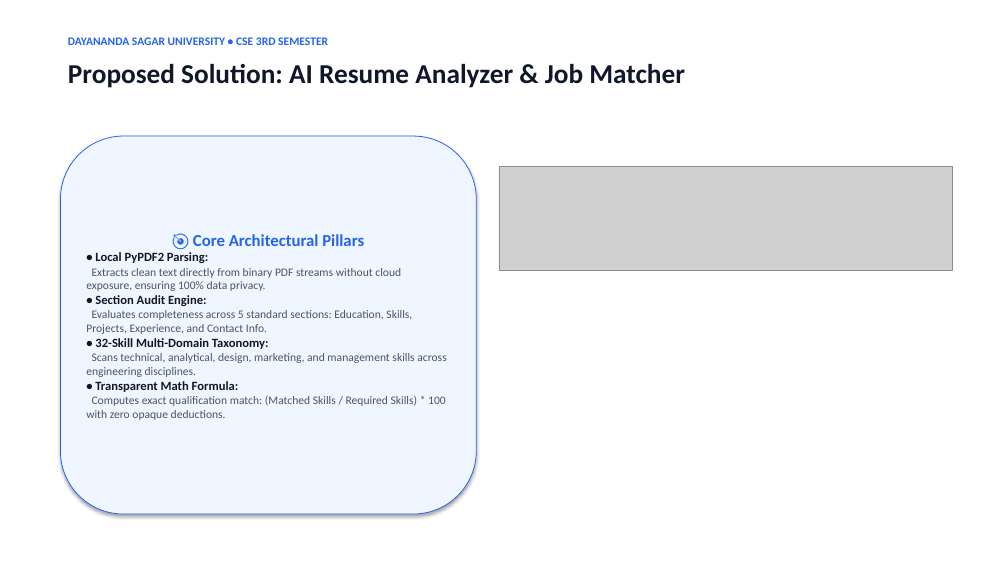
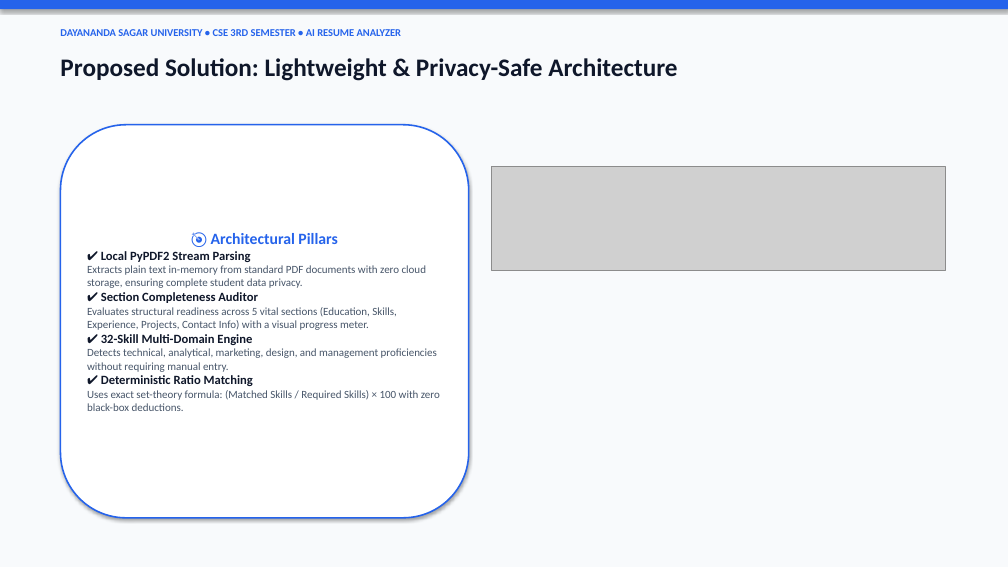
Before and after one commit to geetesh525-glitch/campus-ai-project-assistant, a slide deck: slide 3 of resume_analyzer_project/AI_Resume_Analyzer_Presentation.pptx. Drawn at 1008x567 pixels with LibreOffice and Linux fonts; fonts in the diff are those of the drawing; grey boxes stand for pictures. Boxes give left, top, right and bottom in pixels: in the first picture for what was removed or moved away, otherwise in the second. Text is boxed around its words. In the diff, an @@ line names an element or a change of style, - is before the commit and + after.

```diff
--- a/resume_analyzer_project/AI_Resume_Analyzer_Presentation.pptx
+++ b/resume_analyzer_project/AI_Resume_Analyzer_Presentation.pptx
@@ rectangle added at box(0, 0, 1008, 567), fill #F8FAFC @@
@@ rectangle added at box(0, 0, 1008, 9), fill #2563EB @@
@@ text at box(60, 29, 401, 36): text changed; size 11 to 10 pt @@
-DAYANANDA SAGAR UNIVERSITY • CSE 3RD SEMESTER
+DAYANANDA SAGAR UNIVERSITY • CSE 3RD SEMESTER • AI RESUME ANALYZER
@@ text at box(60, 58, 677, 81): text changed; size 26 to 24 pt @@
-Proposed Solution: AI Resume Analyzer & Job Matcher
+Proposed Solution: Lightweight & Privacy-Safe Architecture
@@ rounded rectangle "🎯 Architectural Pillars": place and size @@
-rounded rectangle "🎯 Architectural Pillars" at box(60, 136, 476, 514)
+rounded rectangle "🎯 Architectural Pillars" at box(60, 125, 469, 518)
@@ rounded rectangle "🎯 Architectural Pillars" at box(60, 125, 469, 518): fill #EFF6FF to #FFFFFF; outline #2563EB 0.75 pt to #2563EB 1.5 pt @@
@@ picture: place and size @@
-picture at box(499, 166, 953, 270)
+picture at box(492, 166, 945, 270)
@@ text in rounded rectangle at box(87, 233, 440, 411): text changed; size 11 to 10.5 pt @@
-🎯 Core Architectural Pillars
-• Local PyPDF2 Parsing:
-Extracts clean text directly from binary PDF streams without cloud exposure, ensuring 100% data privacy.
-• Section Audit Engine:
-Evaluates completeness across 5 standard sections: Education, Skills, Projects, Experience, and Contact Info.
-• 32-Skill Multi-Domain Taxonomy:
-Scans technical, analytical, design, marketing, and management skills across engineering disciplines.
-• Transparent Math Formula:
-Computes exact qualification match: (Matched Skills / Required Skills) * 100 with zero opaque deductions.
+🎯 Architectural Pillars
+✔ Local PyPDF2 Stream Parsing
+Extracts plain text in-memory from standard PDF documents with zero cloud storage, ensuring complete student data privacy.
+✔ Section Completeness Auditor
+Evaluates structural readiness across 5 vital sections (Education, Skills, Experience, Projects, Contact Info) with a visual progress meter.
+✔ 32-Skill Multi-Domain Engine
+Detects technical, analytical, marketing, design, and management proficiencies without requiring manual entry.
+✔ Deterministic Ratio Matching
+Uses exact set-theory formula: (Matched Skills / Required Skills) × 100 with zero black-box deductions.
```
Also in this commit, not shown: 9 other slides changed, 9 other files.
